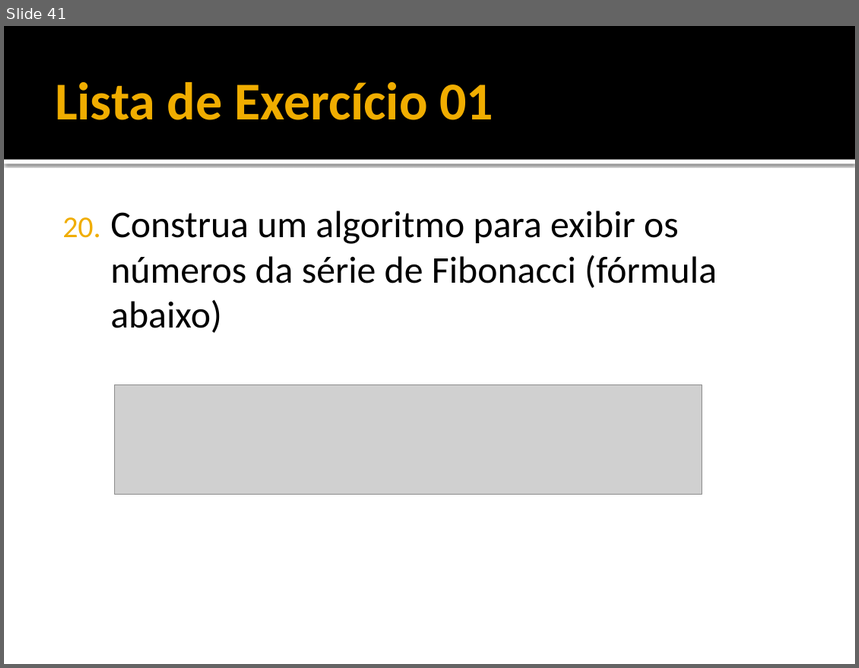
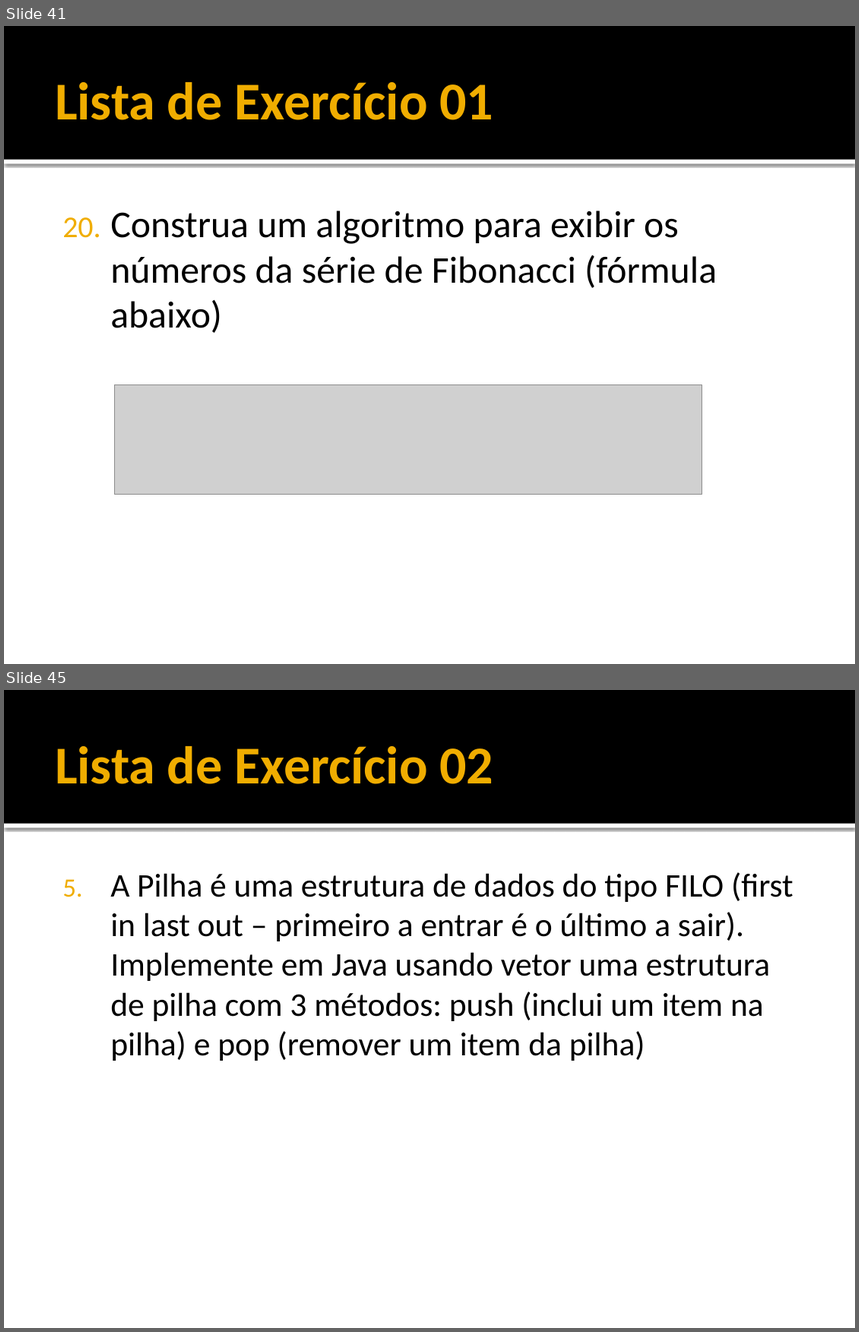
Before and after one commit to filosofisto/cpb-treinamento, a slide deck: Fundamentos/Fundamentos - Java Basico.pptx. Shown one above the other, each under a label of ours: slide 41 before the commit, slides 41 and 45 after it; the slides between them are not shown. The pictures are 859x668 and 859x1332 pixels, drawn with LibreOffice and Linux fonts; fonts in the diff are those of the drawing; grey boxes stand for pictures. Boxes give left, top, right and bottom in pixels: in the first picture for what was removed or moved away, otherwise in the second. Text is boxed around its words. In the diff, an @@ line names an element or a change of style, - is before the commit and + after.

Commit message:
Lista 02
.

```diff
--- a/Fundamentos/Fundamentos - Java Basico.pptx
+++ b/Fundamentos/Fundamentos - Java Basico.pptx
@@ slide 45 added at (x1=4, y1=690, x2=855, y2=1328), background #FFFFFF; not listed: 2 template elements that a slide beside it also shows @@
@@ title added at (x1=55, y1=746, x2=493, y2=784), 45 pt, text #F0AD00, bold @@
+Lista de Exercício 02
@@ text added at (x1=110, y1=872, x2=794, y2=1061), 28 pt, text #000000 @@
+5. A Pilha é uma estrutura de dados do tipo FILO (first in last out – primeiro a entrar é o último a sair). Implemente em Java usando vetor uma estrutura de pilha com 3 métodos: push (inclui um item na pilha) e pop (remover um item da pilha)
```
Also in this commit, not shown: 3 slides changed, 4 other slides added, 1 other file.
